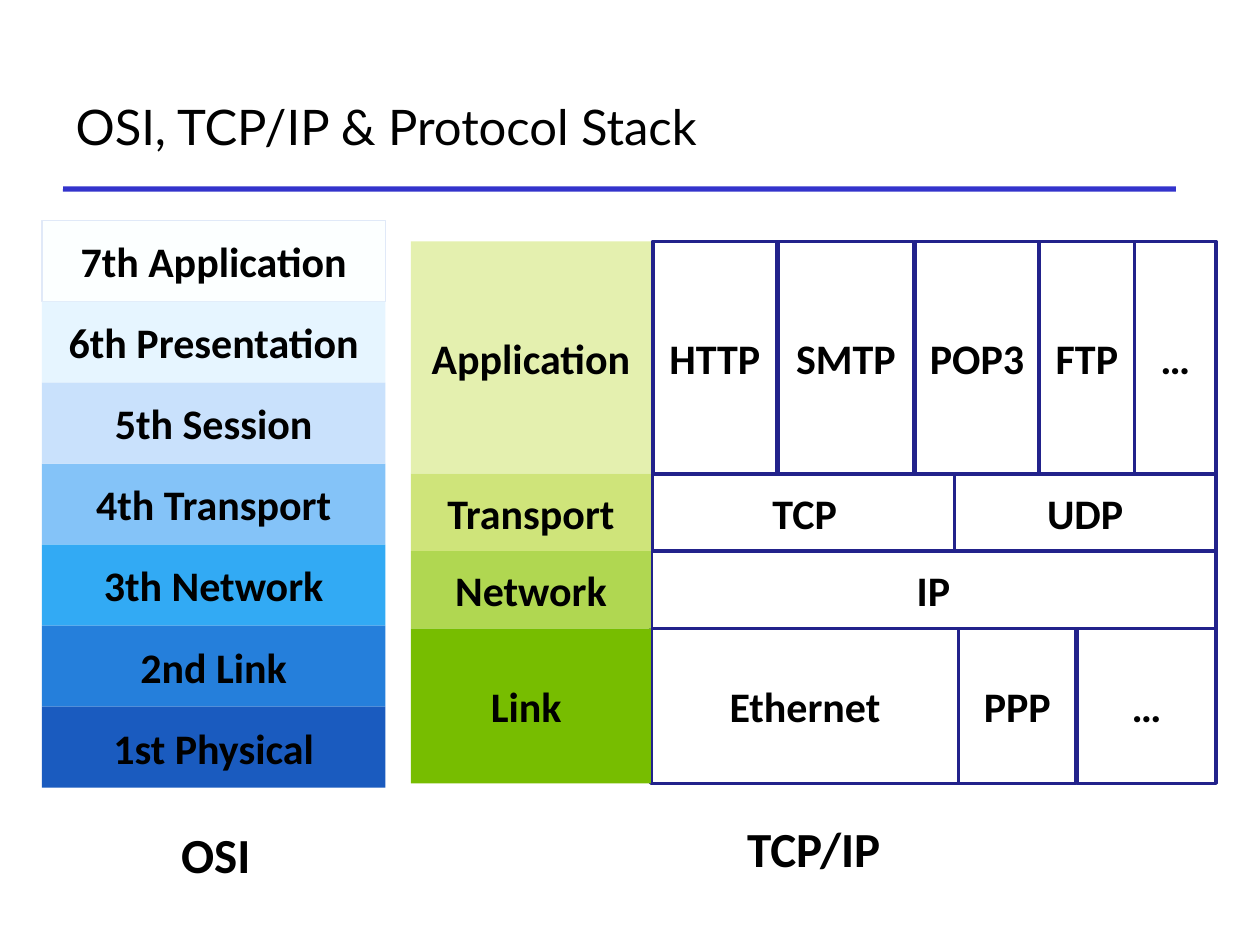
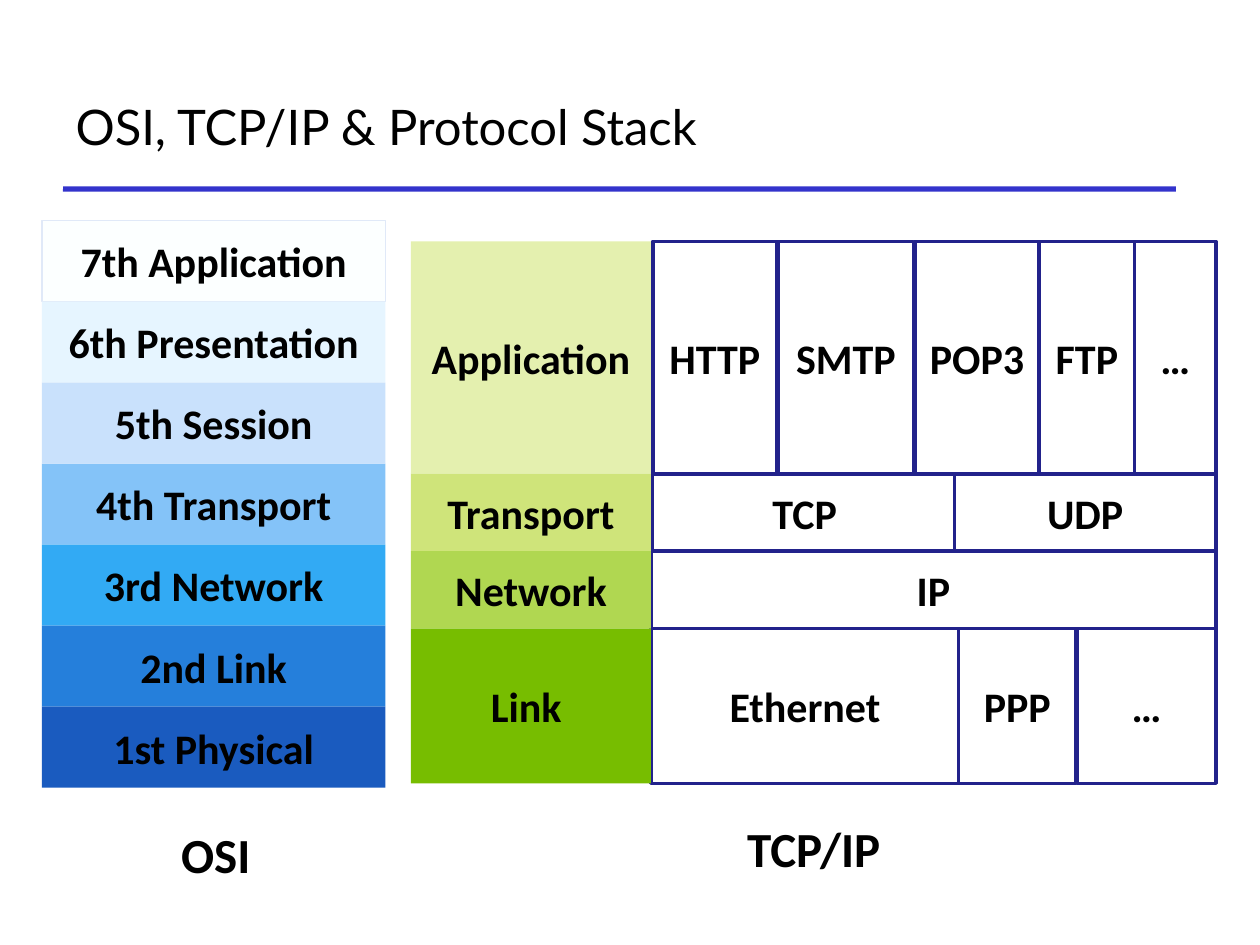
Before and after one commit to To-oTke/oh-my-ics, a slide deck: slide 32 of slides-new/3-9-network.pptx. Drawn at 1260x945 pixels with LibreOffice and Linux fonts; fonts in the diff are those of the drawing. Boxes give left, top, right and bottom in pixels: in the first picture for what was removed or moved away, otherwise in the second. Text is boxed around its words. In the diff, an @@ line names an element or a change of style, - is before the commit and + after.

```diff
--- a/slides-new/3-9-network.pptx
+++ b/slides-new/3-9-network.pptx
@@ text in rectangle at (104, 571, 324, 602): text changed @@
-3th Network
+3rd Network
```
Also in this commit, not shown: 1 other slide changed, 4 other files.
